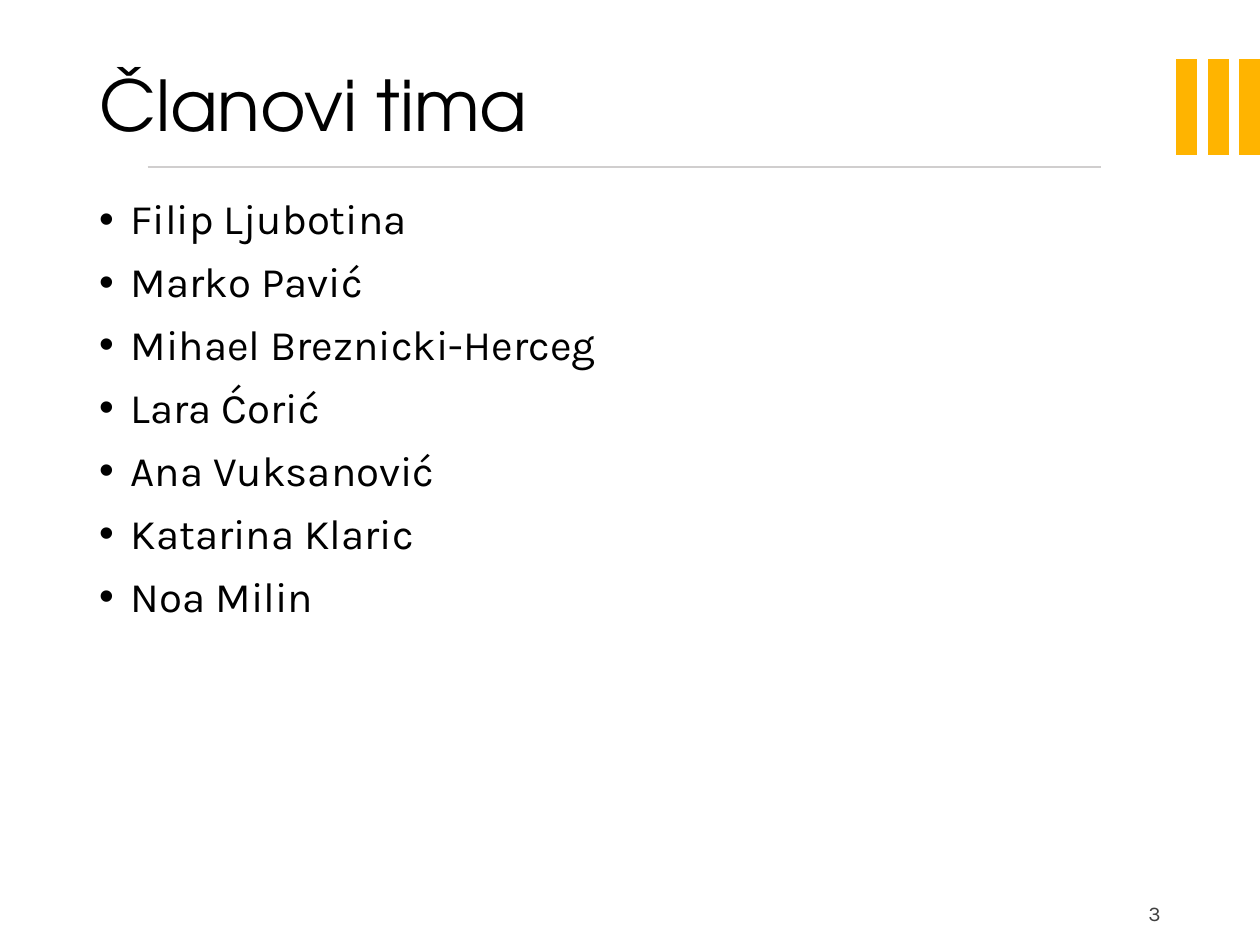
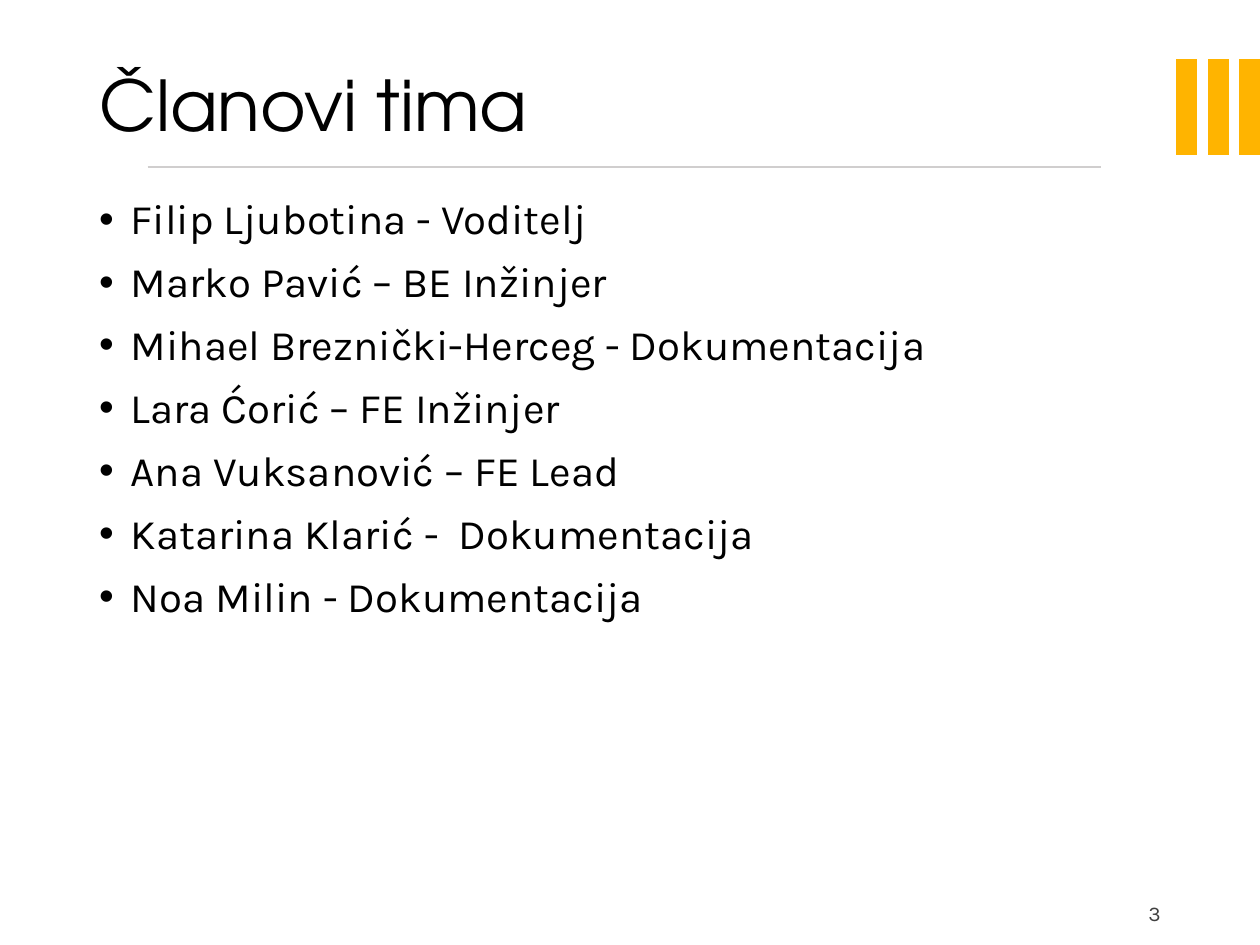
Before and after one commit to filip-ljubotina/zoolanders, a slide deck: slide 3 of PROGI_projekt.pptx. Drawn at 1260x945 pixels with LibreOffice and Linux fonts; fonts in the diff are those of the drawing; background and template pictures are left out. Boxes give left, top, right and bottom in pixels: in the first picture for what was removed or moved away, otherwise in the second. Text is boxed around its words. In the diff, an @@ line names an element or a change of style, - is before the commit and + after.

Commit message:
Dodane uloge u prezentaciju

```diff
--- a/PROGI_projekt.pptx
+++ b/PROGI_projekt.pptx
@@ text at <box>131,205,925,623</box>: text changed @@
-• Filip Ljubotina
-• Marko Pavić
-• Mihael Breznicki-Herceg
-• Lara Ćorić
-• Ana Vuksanović
-• Katarina Klaric
-• Noa Milin
+• Filip Ljubotina - Voditelj
+• Marko Pavić – BE Inžinjer
+• Mihael Breznički-Herceg - Dokumentacija
+• Lara Ćorić – FE Inžinjer
+• Ana Vuksanović – FE Lead
+• Katarina Klarić - Dokumentacija
+• Noa Milin - Dokumentacija
```
